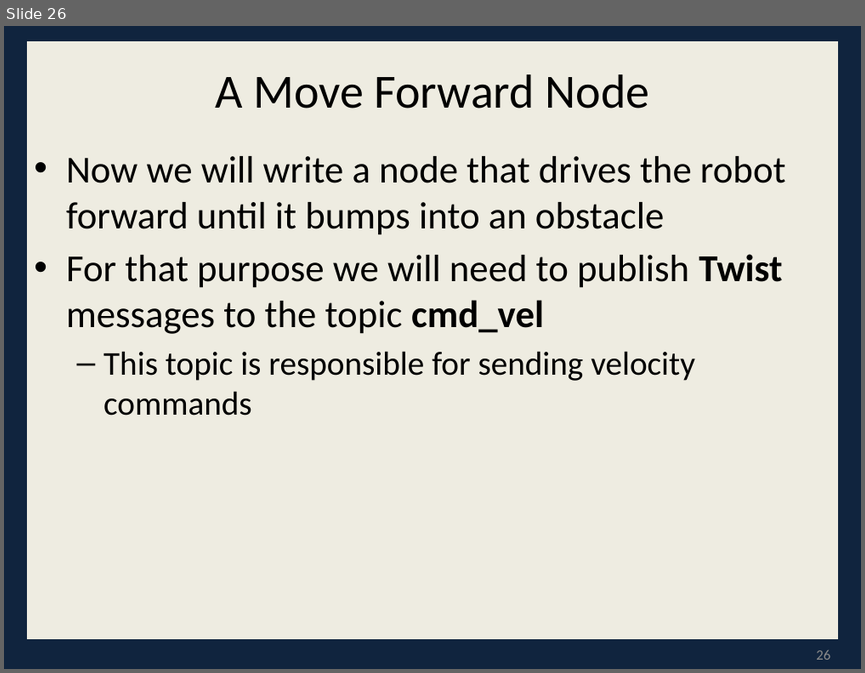
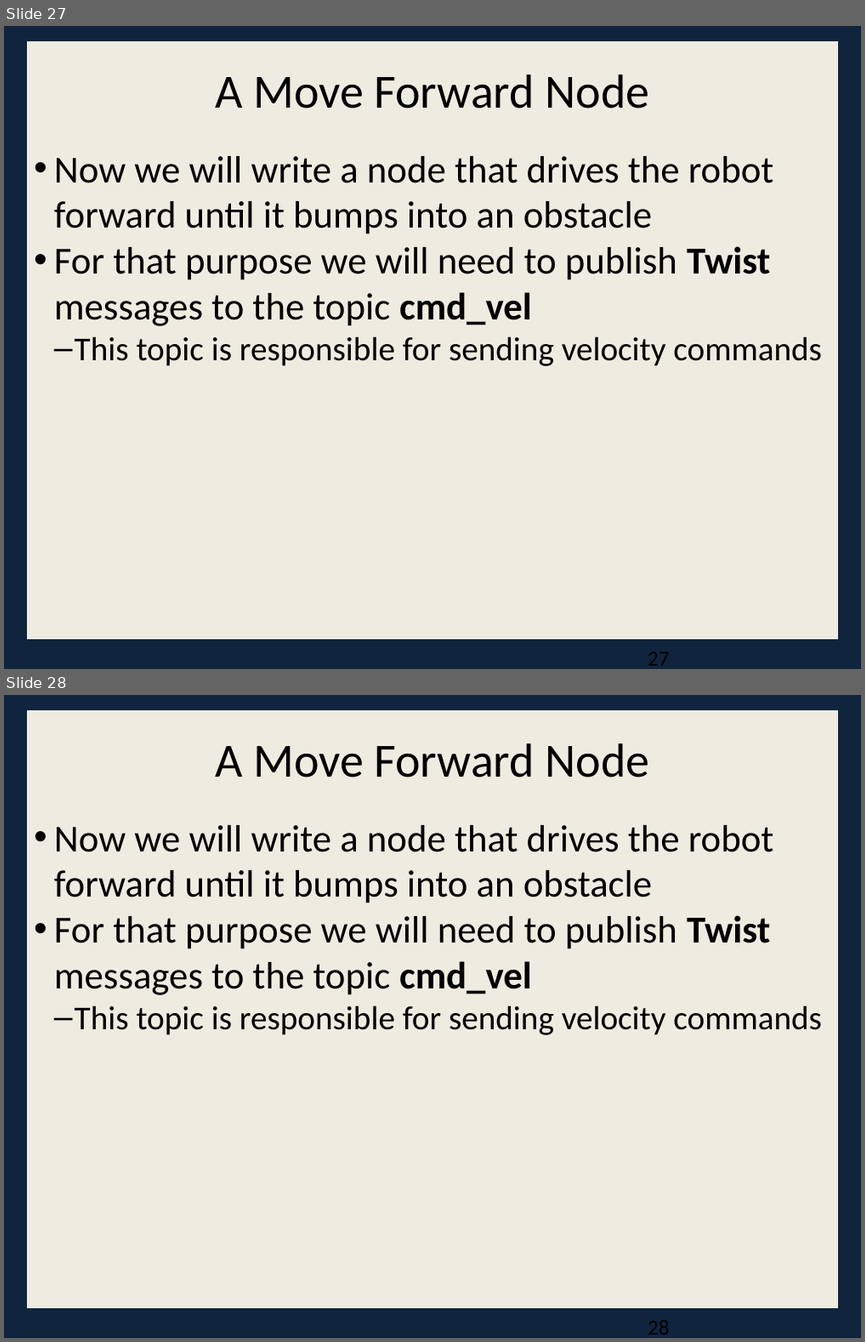
Before and after one commit to faustino-lukolo/Cpts483-Intro-To-Robotics, a slide deck: Resources/Lessons/ROSLesson3.pptx. Shown one above the other, each under a label of ours: slide 26 before the commit, slides 27 and 28 after it. The pictures are 865x673 and 865x1342 pixels, drawn with LibreOffice and Linux fonts; fonts in the diff are those of the drawing. Boxes give left, top, right and bottom in pixels: in the first picture for what was removed or moved away, otherwise in the second. Text is boxed around its words. In the diff, an @@ line names an element or a change of style, - is before the commit and + after.

```diff
--- a/Resources/Lessons/ROSLesson3.pptx
+++ b/Resources/Lessons/ROSLesson3.pptx
@@ slide 28 added at (4,695,861,1338), background #10243E; not listed: 1 template element that a slide beside it also shows @@
@@ text added at (215,743,650,777), 40 pt, text #000000 @@
+A Move Forward Node
@@ text added at (54,825,822,1035), 32 pt, text #000000 @@
+• Now we will write a node that drives the robot forward until it bumps into an obstacle
+• For that purpose we will need to publish Twist messages to the topic cmd_vel
+  – This topic is responsible for sending velocity commands
@@ what was slide 26 is now slide 27 @@
@@ slide 27 changed as well @@
@@ background #0F243E to #10243E @@
@@ rectangle at (25,40,840,641): outline #0F243E 2 pt to #10243E 2.01 pt @@
@@ text "Now we will write a ..." at (54,156,822,366): indent changed; less space between paragraphs @@
@@ page number removed at (816,649,830,659) @@
-26
```
Also in this commit, not shown: 43 other slides changed, 2 other slides added, 11 other files.
